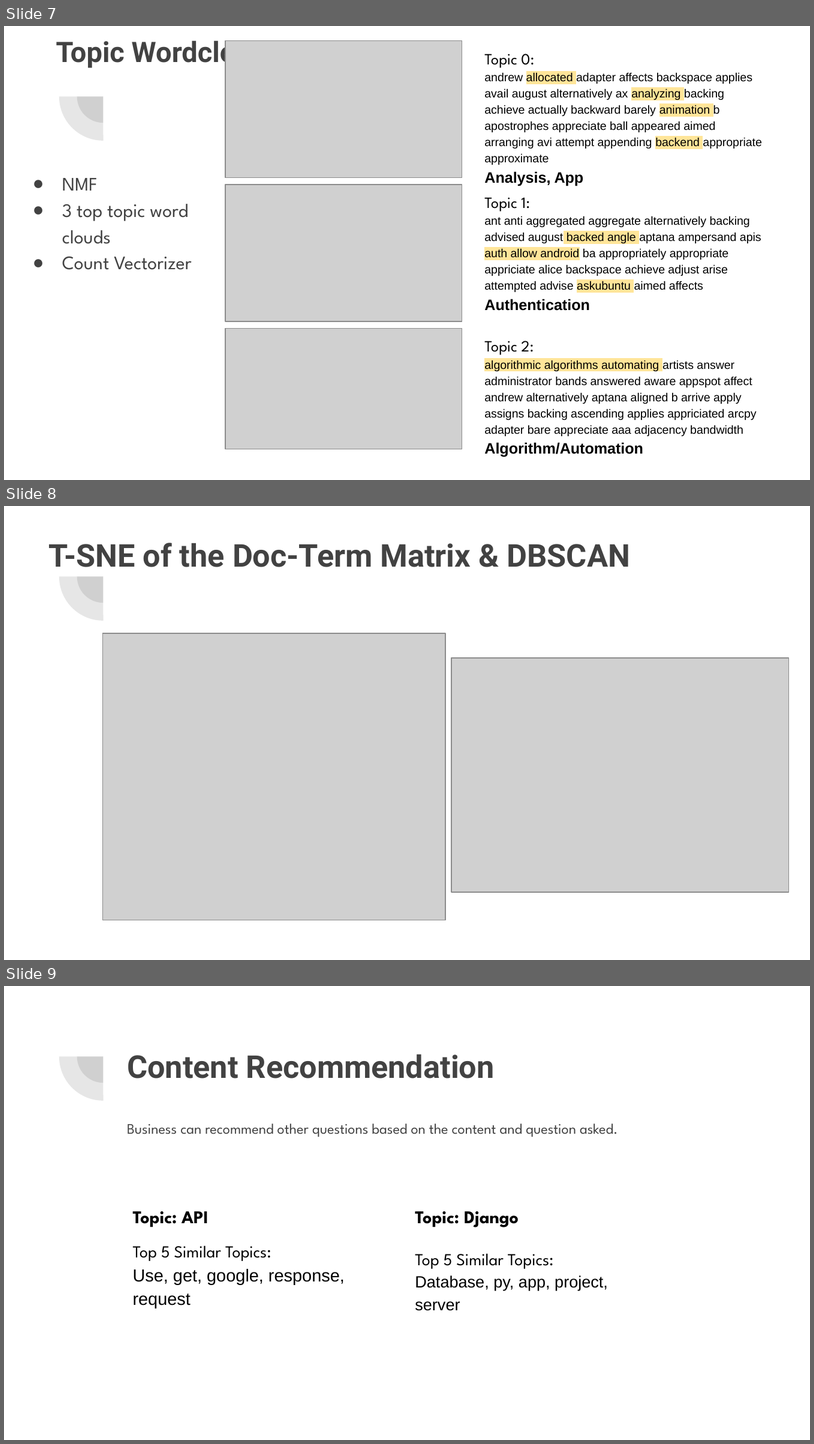
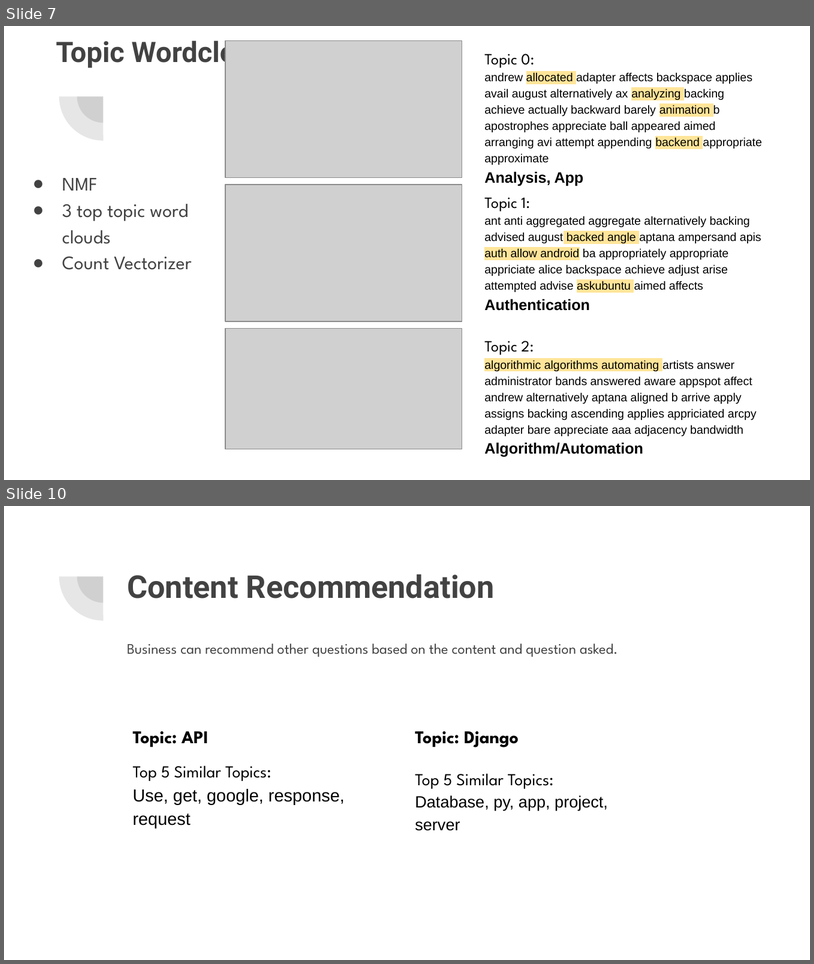
Before and after one commit to hancc1006/proj5-NLP, a slide deck: Stack Overflow Presentation PPTX.pptx. Shown one above the other, each under a label of ours: slides 7, 8 and 9 before the commit, slides 7 and 10 after it; the slides between them are not shown. The pictures are 814x1444 and 814x964 pixels, drawn with LibreOffice and Linux fonts; fonts in the diff are those of the drawing; grey boxes stand for pictures. Boxes give left, top, right and bottom in pixels: in the first picture for what was removed or moved away, otherwise in the second. Text is boxed around its words. In the diff, an @@ line names an element or a change of style, - is before the commit and + after.

```diff
--- a/Stack Overflow Presentation PPTX.pptx
+++ b/Stack Overflow Presentation PPTX.pptx
@@ slide 8 removed at [4,506,810,960], background #FFFFFF; not listed: 2 template elements that a slide beside it also shows @@
@@ title removed at [49,543,631,567] @@
-T-SNE of the Doc-Term Matrix & DBSCAN
@@ picture removed at [102,633,445,919] @@
@@ picture removed at [452,658,789,891] @@
@@ what was slide 9 is now slide 10 @@
```
Also in this commit, not shown: 2 slides changed, 2 slides added, 1 other file.
